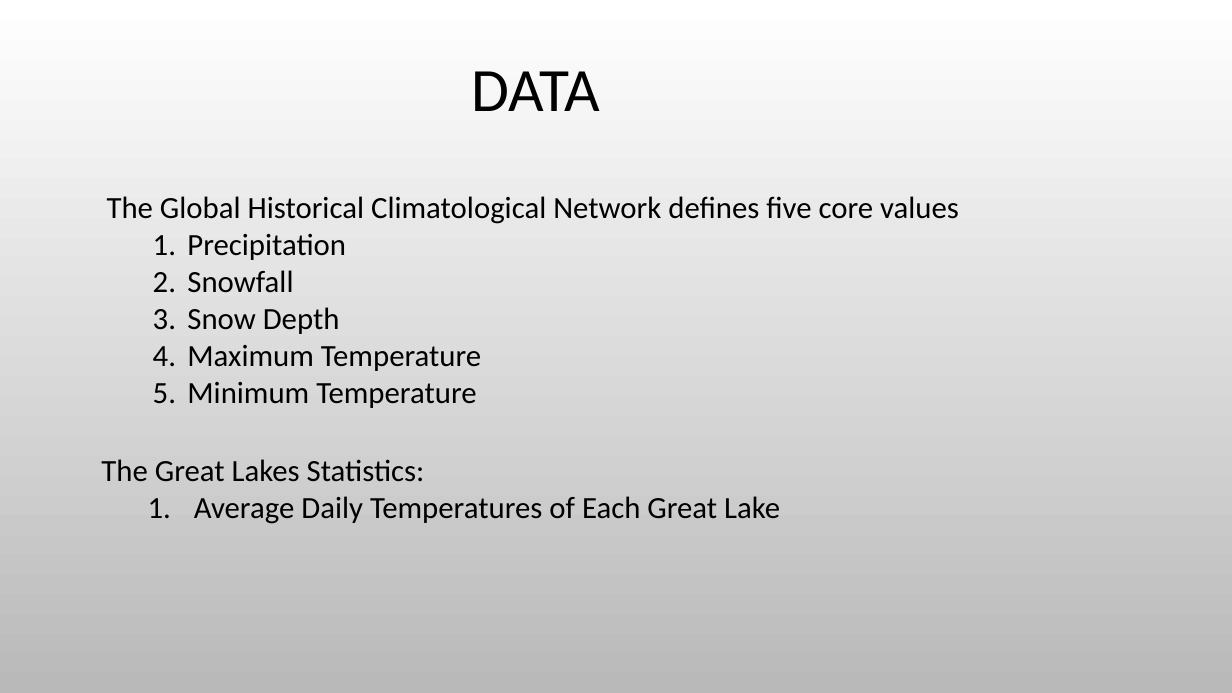
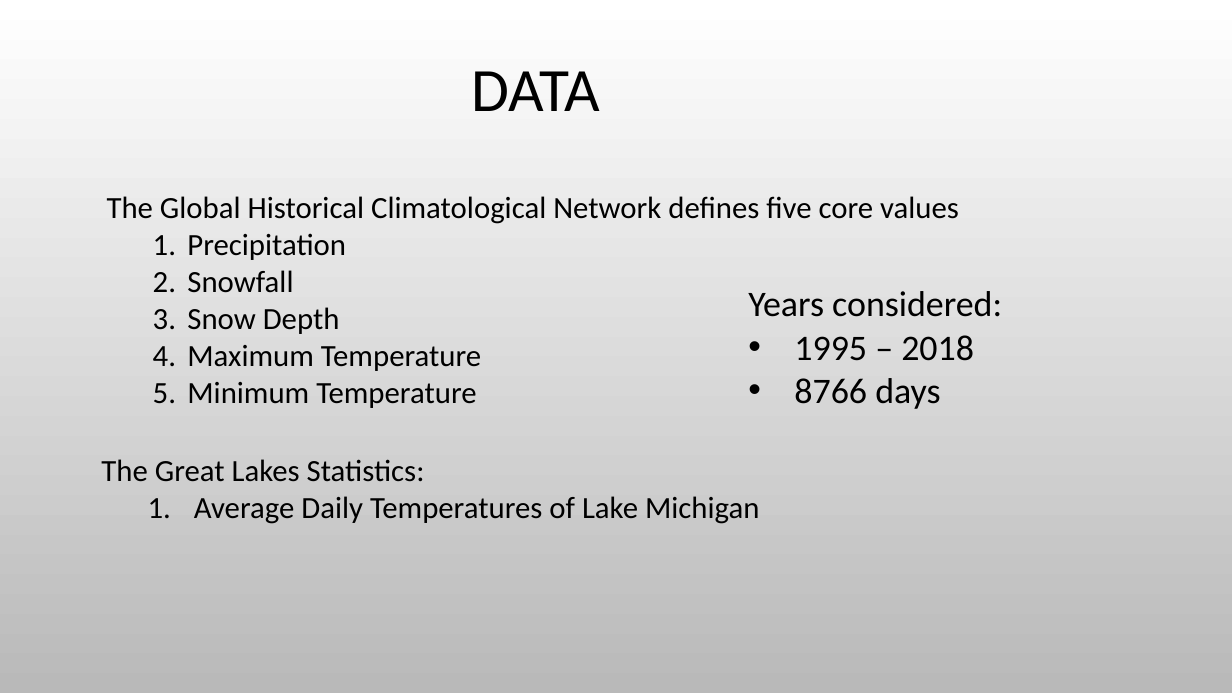
Before and after one commit to BlakeWallace/Lake_Michigan_Influences, a slide deck: slide 4 of slide_deck/Lake_Michigan_Influences.pptx. Drawn at 1232x693 pixels with LibreOffice and Linux fonts; fonts in the diff are those of the drawing; background and template pictures are left out. Boxes give left, top, right and bottom in pixels: in the first picture for what was removed or moved away, otherwise in the second. Text is boxed around its words. In the diff, an @@ line names an element or a change of style, - is before the commit and + after.

Commit message:
presentation

```diff
--- a/slide_deck/Lake_Michigan_Influences.pptx
+++ b/slide_deck/Lake_Michigan_Influences.pptx
@@ text added at (748, 291, 1002, 409), 28 pt, text #000000 @@
+Years considered:
+• 1995 – 2018
+• 8766 days
@@ text at (194, 496, 759, 524): text changed @@
-  1. Average Daily Temperatures of Each Great Lake
+  1. Average Daily Temperatures of Lake Michigan
```
Also in this commit, not shown: 1 other slide changed, 4 slides added, 2 slides removed, 4 other files.
